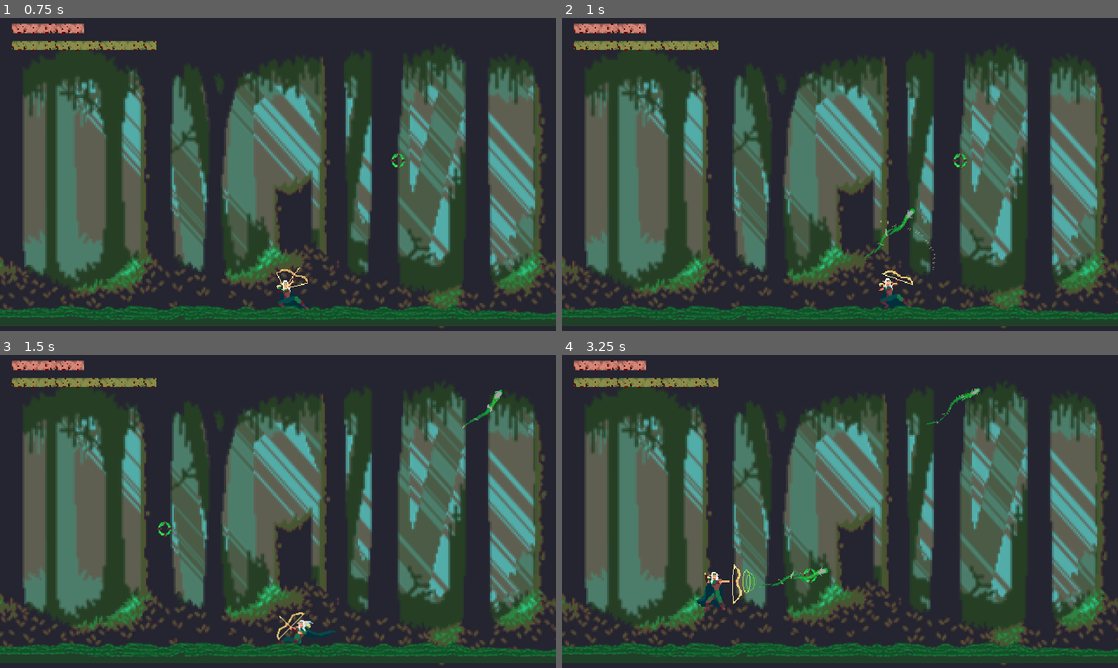
Above: before the commit, frames 1-4 (two rows, left to right).
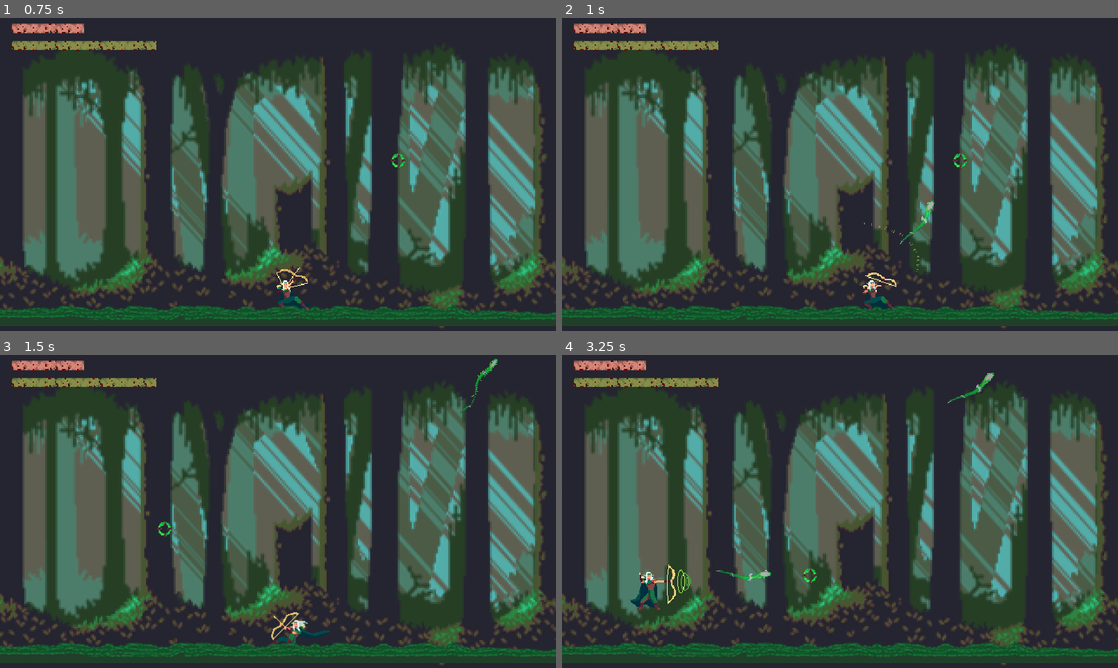
Above: after the commit, the same moments.

Repository: dcrespo3d/GGJ2023
Game: Godot game, scene res://EscenaMain.tscn
The game is run twice, just before and just after one commit, with the same random seed, the same clock (stepped at 60 frames per second) and the same inputs.
Inputs (mouse positions are in pixels of both pictures, inside the frame that each line leads up to):
- Up to frame 1 (0.75 s): move the mouse to (400, 158) at 0.52 s; hold Right (ui_right) from 0.53 s (still down); click (400, 158) at 0.6 s
- Up to frame 2 (1 s): keep holding Right (ui_right)
- Up to frame 3 (1.5 s): move the mouse to (166, 527) at 1.27 s; release Right (ui_right) at 1.28 s; hold Left (ui_left) from 1.28 s (still down); tap Space (dash_key) at 1.35 s
- Up to frame 4 (3.25 s): click (728, 527) at 1.55 s; move the mouse to (895, 442) at 2.02 s; release Left (ui_left) at 2.03 s; hold Right (ui_right) 2.03-2.78 s; click (895, 442) at 2.1 s; move the mouse to (812, 574) at 2.77 s; hold Up (ui_up) from 2.78 s (still down); click (812, 574) at 2.85 s

Frame 1 is identical in both runs. In frame 2, 0.9% of the frame differs, in the area x 53-68%, y 58-94%; in frame 3, 0.7%; in frame 4, 1.4%, in the area x 12-78%, y 5-82%.

Commit message:
posicion de disparo correcto

Diff:
--- a/Player.gd
+++ b/Player.gd
@@ -129,7 +129,7 @@
 		$AnimatedSprite.animation = "Idle"
 
 	if Input.is_action_just_pressed("shoot"):
-		perform_shoot()
+		begin_shoot()
 
 
 	var oldyvelocity = velocity.y
@@ -163,7 +163,8 @@
 
 func process_shoot(delta):
 	if $AnimatedSprite.frame == 3:
-		add_projectile_to_scene()
+		if projectile == null:
+			instance_projectile()
 	elif $AnimatedSprite.frame == 7:
 		state = NORMAL
 #	print("$AnimatedSprite.animation:", $AnimatedSprite.animation)
@@ -210,7 +211,7 @@
 		landing = true
 
 	if Input.is_action_just_pressed("shoot"):
-		perform_shoot()
+		begin_shoot()
 
 
 	return
@@ -266,17 +267,12 @@
 
 var projectile = null
 
-func perform_shoot():
+func begin_shoot():
 	prevState = state
 	state = SHOOT
-	projectile = Projectile.instance()
-	projectile.position = position
 
 	var direction = (mousePos - position).normalized()
-	projectile.velocity = direction * projectile.scalarSpeed
-	projectile.rotation = direction.angle()
-
-	var proj_tilt_angle = projectile.global_rotation_degrees
+	var proj_tilt_angle = rad2deg(direction.angle());
 
 	if   proj_tilt_angle < -90:
 		lookleft = true
@@ -299,7 +295,16 @@
 
 	$AnimatedSprite.flip_h = lookleft
 
-func add_projectile_to_scene():
+	projectile = null
+
+func instance_projectile():
+	projectile = Projectile.instance()
+	projectile.position = position
+
+	var direction = (mousePos - position).normalized()
+	projectile.velocity = direction * projectile.scalarSpeed
+	projectile.rotation = direction.angle()
+
 	get_tree().get_root().get_node("EscenaMain/Viewport").add_child(projectile)
 
 
--- a/Player.tscn
+++ b/Player.tscn
@@ -13,13 +13,11 @@
 walkspeed = 500
 jumpspeed = -900
 fallacc = 3000
-dashduration = 45
 
 [node name="AnimatedSprite" type="AnimatedSprite" parent="."]
 position = Vector2( 0, -30 )
 frames = ExtResource( 1 )
 animation = "Charge"
-frame = 4
 speed_scale = 3.0
 playing = true
 
--- a/Projectile.tscn
+++ b/Projectile.tscn
@@ -14,7 +14,6 @@
 [node name="AnimatedSprite" type="AnimatedSprite" parent="."]
 frames = ExtResource( 1 )
 animation = "Projectile"
-frame = 2
 speed_scale = 2.0
 playing = true
 
